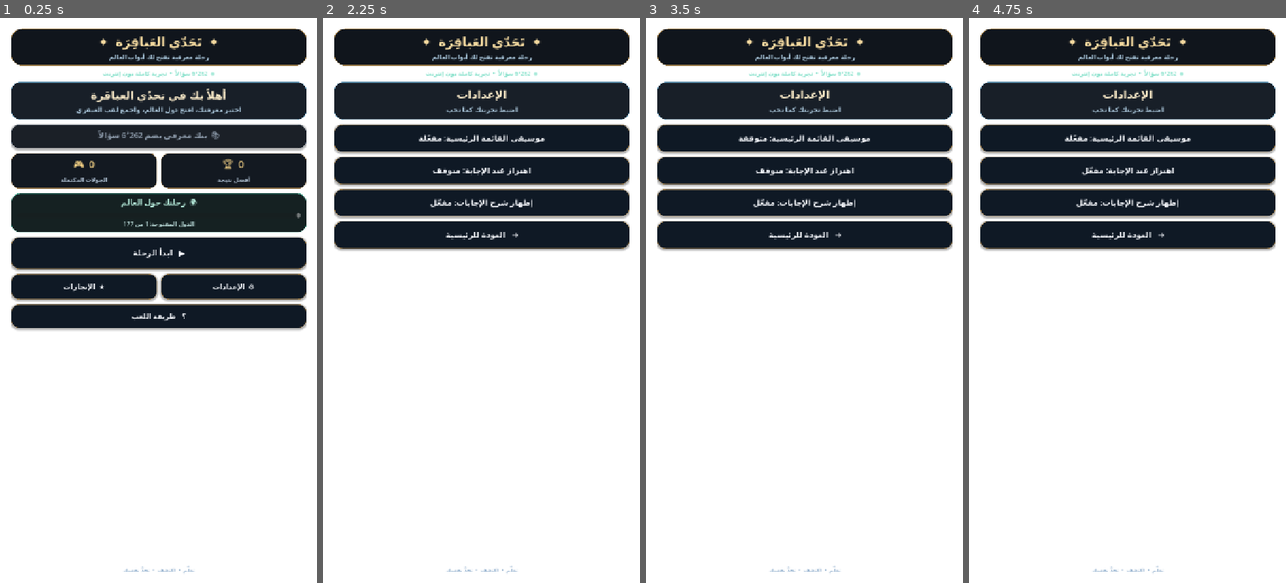
Above: before the commit, frames 1-4 (left to right).
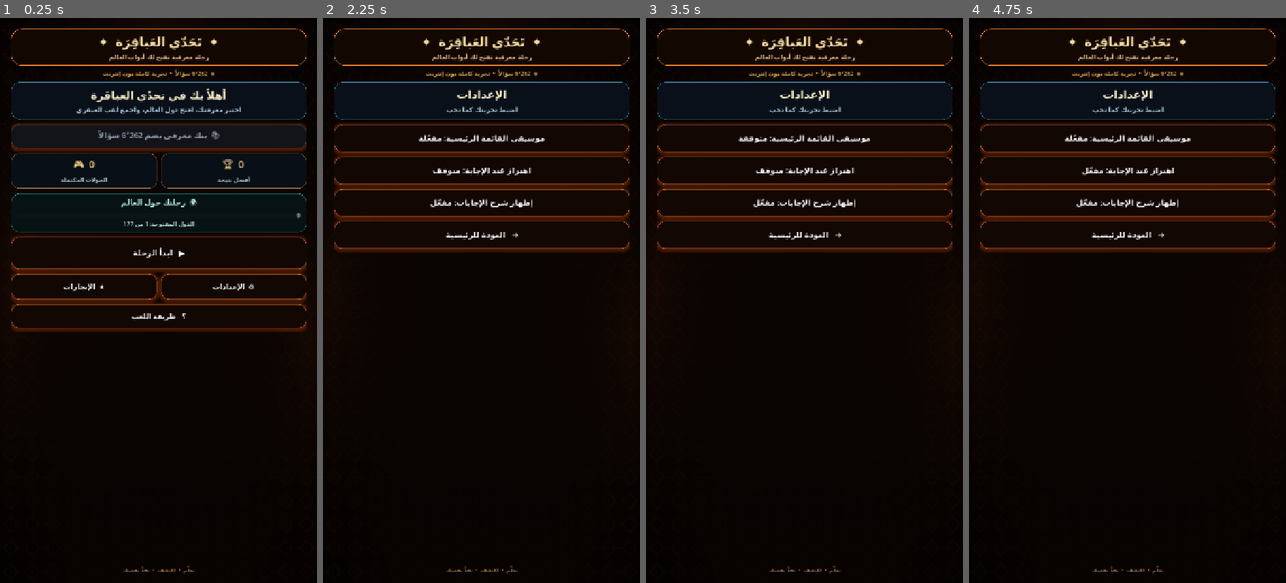
Above: after the commit, the same moments.

Repository: mahdialloui01-art/challenge-
Game: Godot game, scene res://scenes/main.tscn
Same seed, same stepped clock (60 frames per second), same inputs: the game is played once before the commit and once after it.
Inputs:
- Up to frame 1 (0.25 s): no input
- Up to frame 2 (2.25 s): click "▶ ابدأ الرحلة" at 0.5 s; click "⌂ الرئيسية" at 1.25 s; click "⚙ الإعدادات" at 2 s
- Up to frame 3 (3.5 s): click "موسيقى القائمة الرئيسية: مفعّ…" at 2.75 s
- Up to frame 4 (4.75 s): click "موسيقى القائمة الرئيسية: متوق…" at 3.5 s; click "اهتزاز عند الإجابة: متوقف" at 4.25 s

The runs differ from the first frame. In frame 1, 78% of the frame differs, in the area x 0-100%, y 0-100%; in frame 2, 93%; in frame 3, 93%; in frame 4, 93%.

Commit message:
Rebuild quiz screen as warm golden night with Islamic geometric glow

Diff:
--- a/scripts/main.gd
+++ b/scripts/main.gd
@@ -464,12 +464,24 @@
     shader.code = """shader_type canvas_item;
 void fragment() {
     vec2 uv = SCREEN_UV;
-    vec2 p = uv - vec2(0.5, 0.5);
-    float glow_a = exp(-length((uv - vec2(0.12, 0.28)) * vec2(1.0, 1.2)) * 4.0);
-    float glow_b = exp(-length((uv - vec2(0.88, 0.78)) * vec2(1.1, 1.0)) * 5.0);
-    float vignette = 1.0 - smoothstep(0.15, 0.95, length(p));
-    float warm_a = exp(-length((uv - vec2(0.08, 0.18)) * vec2(1.0, 1.1)) * 3.0);\n    float warm_b = exp(-length((uv - vec2(0.92, 0.82)) * vec2(1.0, 1.0)) * 3.8;\n    vec3 base = vec3(0.018, 0.009, 0.006) + vec3(0.16, 0.055, 0.012) * glow_a + vec3(0.12, 0.035, 0.008) * glow_b + vec3(0.11, 0.045, 0.012) * warm_a + vec3(0.10, 0.025, 0.008) * warm_b;
-    COLOR = vec4(base * (0.76 + 0.24 * vignette), 1.0);
+    vec2 centered = uv - vec2(0.5);
+    vec2 tile = fract(uv * vec2(15.0, 24.0)) - vec2(0.5);
+    float diamond = abs(tile.x) + abs(tile.y);
+    float motif = 1.0 - smoothstep(0.018, 0.045, abs(diamond - 0.34));
+    float cross_line = 1.0 - smoothstep(0.012, 0.032, min(abs(tile.x), abs(tile.y)));
+    float lattice = max(motif, cross_line * 0.34);
+    float edge = smoothstep(0.18, 0.48, abs(centered.x)) * 0.72 + smoothstep(0.20, 0.48, abs(centered.y)) * 0.28;
+    float glow_left = exp(-length((uv - vec2(0.03, 0.48)) * vec2(2.0, 0.85)) * 5.0);
+    float glow_right = exp(-length((uv - vec2(0.97, 0.56)) * vec2(2.0, 0.9)) * 5.0);
+    float top_glow = exp(-length((uv - vec2(0.5, 0.02)) * vec2(1.0, 2.5)) * 5.5);
+    float vignette = 1.0 - smoothstep(0.18, 0.78, length(centered));
+    vec3 base = vec3(0.012, 0.006, 0.004);
+    base += vec3(0.105, 0.038, 0.012) * (glow_left + glow_right) * 0.72;
+    base += vec3(0.075, 0.025, 0.008) * top_glow;
+    base += vec3(0.105, 0.050, 0.018) * lattice * edge * 0.42;
+    base += vec3(0.025, 0.010, 0.004) * (1.0 - edge);
+    base *= 0.78 + 0.22 * vignette;
+    COLOR = vec4(base, 1.0);
 }
 """
     var shader_material := ShaderMaterial.new()
@@ -492,8 +504,8 @@
 
     var masthead := PanelContainer.new()
     var masthead_style := StyleBoxFlat.new()
-    masthead_style.bg_color = Color(0.025, 0.045, 0.075, 0.96)
-    masthead_style.border_color = Color(0.62, 0.49, 0.28, 0.75)
+    masthead_style.bg_color = Color(0.075, 0.027, 0.010, 0.97)
+    masthead_style.border_color = Color(0.92, 0.49, 0.17, 0.92)
     masthead_style.set_border_width_all(1)
     masthead_style.set_corner_radius_all(22)
     masthead_style.content_margin_left = 12
@@ -516,14 +528,14 @@
     tagline.text = "رحلة معرفية تفتح لك أبواب العالم"
     tagline.horizontal_alignment = HORIZONTAL_ALIGNMENT_CENTER
     tagline.add_theme_font_size_override("font_size", 14)
-    tagline.add_theme_color_override("font_color", Color("#a9c7dc"))
+    tagline.add_theme_color_override("font_color", Color("#d9b58a"))
     masthead_box.add_child(tagline)
 
     var bank_label := Label.new()
     bank_label.text = "◈  %s سؤالاً  •  تجربة كاملة دون إنترنت" % _format_number(questions.size())
     bank_label.horizontal_alignment = HORIZONTAL_ALIGNMENT_CENTER
     bank_label.add_theme_font_size_override("font_size", 13)
-    bank_label.add_theme_color_override("font_color", Color("#80dfc8"))
+    bank_label.add_theme_color_override("font_color", Color("#d8a45d"))
     page.add_child(bank_label)
 
     var scroll := ScrollContainer.new()
@@ -540,7 +552,7 @@
     footer_label.text = "تعلّم  •  اكتشف  •  تحدَّ نفسك"
     footer_label.horizontal_alignment = HORIZONTAL_ALIGNMENT_CENTER
     footer_label.add_theme_font_size_override("font_size", 12)
-    footer_label.add_theme_color_override("font_color", Color(0.52, 0.65, 0.78, 0.9))
+    footer_label.add_theme_color_override("font_color", Color(0.72, 0.52, 0.32, 0.92))
     page.add_child(footer_label)
 
 func _format_number(value: int) -> String:
@@ -1620,12 +1632,12 @@
     button.add_theme_color_override("font_pressed_color", Color("#f4d18a"))
     button.add_theme_color_override("font_disabled_color", Color("#8c9aaa"))
     var normal := StyleBoxFlat.new()
-    normal.bg_color = Color(0.045, 0.085, 0.135, 0.98)
-    normal.border_color = Color(0.60, 0.48, 0.29, 0.82)
+    normal.bg_color = Color(0.070, 0.027, 0.012, 0.99)
+    normal.border_color = Color(0.72, 0.36, 0.13, 0.95)
     normal.set_border_width_all(1)
     normal.set_corner_radius_all(17)
-    normal.shadow_color = Color(0.0, 0.0, 0.0, 0.30)
-    normal.shadow_size = 5
+    normal.shadow_color = Color(1.0, 0.34, 0.06, 0.28)
+    normal.shadow_size = 9
     normal.shadow_offset = Vector2(0, 2)
     normal.content_margin_left = 16
     normal.content_margin_right = 16
@@ -1633,13 +1645,13 @@
     normal.content_margin_bottom = 8
     button.add_theme_stylebox_override("normal", normal)
     var hover := normal.duplicate()
-    hover.bg_color = Color(0.085, 0.145, 0.205, 1.0)
-    hover.border_color = Color("#e4bd70")
+    hover.bg_color = Color(0.19, 0.075, 0.025, 1.0)
+    hover.border_color = Color("#ffd078")
     hover.shadow_size = 7
     button.add_theme_stylebox_override("hover", hover)
     button.add_theme_stylebox_override("pressed", hover)
     var focus := hover.duplicate()
-    focus.border_color = Color("#8bd9d0")
+    focus.border_color = Color("#ffca75")
     button.add_theme_stylebox_override("focus", focus)
     var disabled_style := normal.duplicate()
     disabled_style.bg_color = Color(0.055, 0.075, 0.105, 0.92)
